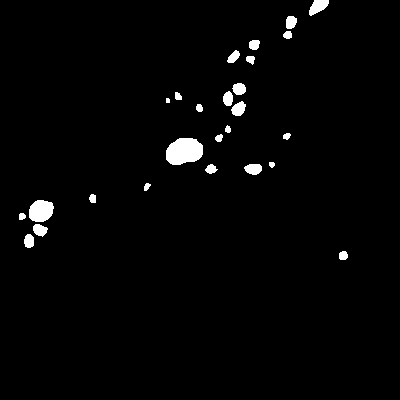
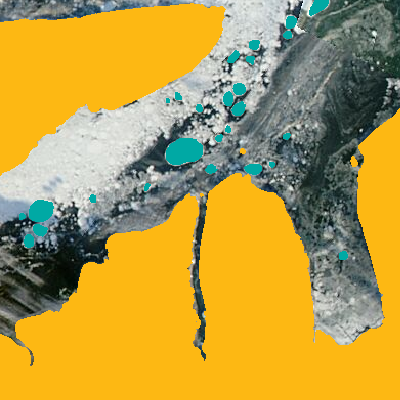
Layers edited between the first and the second 400 × 400 image:
hid "ice floes" (1st of 2) over [0,0,400,400]
